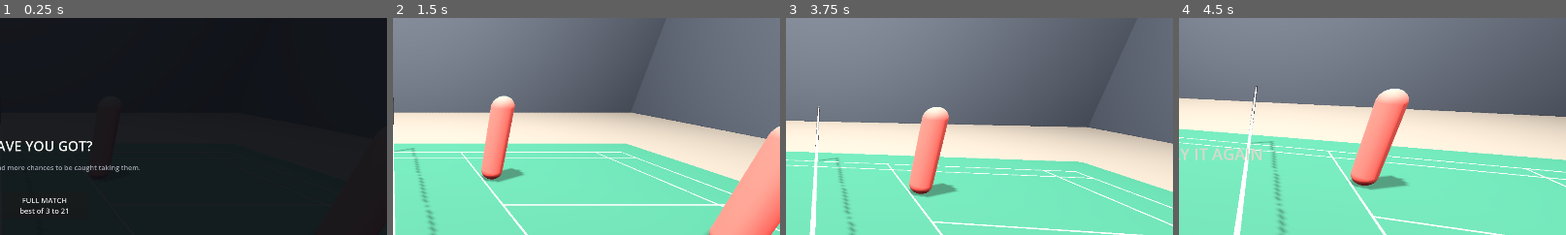
Above: before the commit, frames 1-4 (left to right).
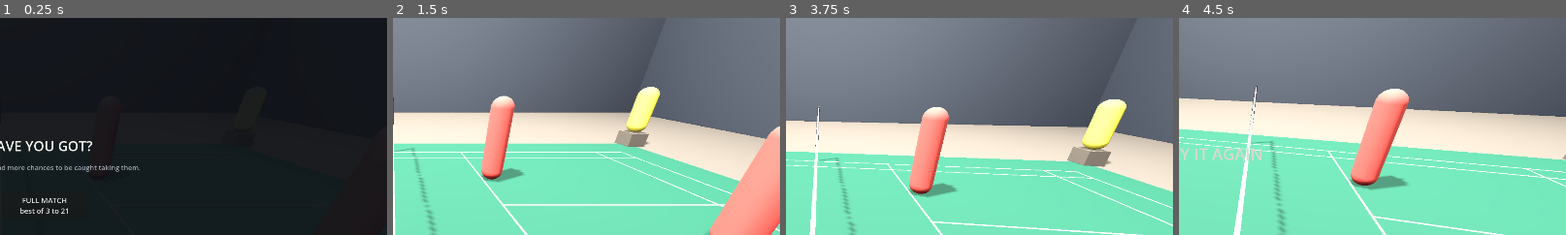
Above: after the commit, the same moments.

Repository: juslangit/referee-for-fun
Game: Godot game, scene res://scenes/match.tscn
The game is run twice, just before and just after one commit, with the same random seed, the same clock (stepped at 60 frames per second) and the same inputs.
Inputs (mouse positions are % of the whole screen's width and height, from its top left):
- Up to frame 1 (0.25 s): no input
- Up to frame 2 (1.5 s): click "QUICK GAME first to 11" at 0.5 s; click "RED" at 1.25 s
- Up to frame 3 (3.75 s): tap Enter (ui_accept) at 2, 2.27, 2.75, 3.02, 3.5 s; move the mouse to (55, 50) at 2.02 s; tap Space at 2.1, 3.6 s; click (55, 50) at 2.17 s; move the mouse to (45, 50) at 2.77 s; tap L at 2.85 s; click (45, 50) at 2.92 s; move the mouse to (52, 48) at 3.52 s; click (52, 48) at 3.67 s
- Up to frame 4 (4.5 s): tap Enter (ui_accept) at 4.25 s; move the mouse to (49, 52) at 4.27 s; tap L at 4.35 s; click (49, 52) at 4.42 s
The pictures show only the part of the screen within x 50-100%, y 13-63%; the shares and areas given below are measured in that part.

The runs differ from the first frame. In frame 2, 1.7% of the frame differs, in the area x 57-70%, y 31-60%; in frame 3, 2.4%, in the area x 72-88%, y 37-69%; in frame 4, less than 0.1%.

Commit message:
add a second line judge, a close-up line camera, and a cost for hesitating
There are two line judges now, one at each end, and each of them watches
only their own half. That is how a real match works and it means the two of
them can never publicly contradict each other — whichever end the shuttle
came down at, exactly one voice calls it.

The line camera now gets as close as it can rather than sitting at a fixed
distance. A shuttle on the line is viewed from 90 cm, which is close enough
to find it easily and read how it sits against the paint; the camera backs
off only as far as it must to keep a wilder shot in frame, which costs
nothing because a shuttle a metre out never needed magnifying. My earlier
claim that distance did not affect readability was wrong: moving closer
magnifies the offset as well as the shuttle.

Taking too long over a call now costs a little. A real umpire calls the
instant the shuttle lands, and standing there thinking about it is not
neutral — what it looks like you are weighing is which answer suits you.
Free for the first two and a half seconds, then a steady drip capped at
0.12, with the hall slow-clapping.

Verified: judges pick up their own halves; the camera sits 0.94 m away for a
shuttle on the line and 3.43 m for one a metre out; hesitation is worth
nothing at 2.5 s, +0.05 at 5 s and caps at +0.12.

Co-Authored-By: Claude Opus 5 <noreply@anthropic.com>
Claude-Session: https://claude.ai/code/session_01GonE4Fvh8BYKd7z5QMw3zg

Diff:
--- /dev/null
+++ b/_extras.gd
@@ -0,0 +1,38 @@
+extends Node
+
+## Checks the three things added on request: two line judges, a camera that gets as
+## close as it can, and a cost for standing there thinking about it.
+
+func _ready() -> void:
+	var arena: Node = load("res://scenes/match.tscn").instantiate()
+	add_child(arena)
+	await get_tree().physics_frame
+
+	print("--- line judges ---")
+	for judge in arena.line_judges:
+		print("  %-16s watches %-6s  seat %v" % [judge.name, Sides.label(judge.watches), judge.position])
+	for z in [6.65, 3.0, -3.0, -6.65]:
+		var judge: LineJudge = arena._judge_watching(Vector3(3.0, 0.0, z))
+		print("  shuttle at z %+6.2f  ->  %s speaks" % [z, judge.name if judge else "nobody"])
+
+	print("\n--- how close the camera gets ---")
+	print("  %-34s %-10s %s" % ["landing", "distance", "camera sits at"])
+	var cases := [
+		[Vector3(3.05, 0.01, 3.0), "exactly on the sideline"],
+		[Vector3(3.07, 0.01, 3.0), "2 cm outside it"],
+		[Vector3(3.25, 0.01, 3.0), "20 cm outside it"],
+		[Vector3(4.05, 0.01, 3.0), "a metre outside it"],
+		[Vector3(1.0, 0.01, 6.71), "1 cm past the back line"],
+	]
+	for entry in cases:
+		var point: Vector3 = entry[0]
+		arena.shuttle_cam.aim_at(point)
+		var eye: Vector3 = arena.shuttle_cam.camera.global_position
+		print("  %-34s %-10.2f %v" % [entry[1], eye.distance_to(point), eye])
+
+	print("\n--- what standing there costs ---")
+	for seconds in [0.0, 1.0, 2.5, 3.5, 5.0, 8.0, 20.0]:
+		print("  %5.1f s  ->  %+.3f suspicion   %s" % [
+			seconds, Suspicion.hesitation_cost(seconds), Crowd.react_to_delay(seconds)
+		])
+	get_tree().quit()
--- /dev/null
+++ b/_extras.tscn
@@ -0,0 +1,6 @@
+[gd_scene load_steps=2 format=3]
+
+[ext_resource type="Script" path="res://_extras.gd" id="1_e"]
+
+[node name="Extras" type="Node"]
+script = ExtResource("1_e")
--- a/_extrashot.gd
+++ b/_extrashot.gd
@@ -28,7 +28,7 @@
 	# Take the mouse away from the camera first, or a stray motion event will swing
 	# the view straight back to facing forwards.
 	arena.camera.active = false
-	arena.camera.look_at(arena.line_judge.global_position + Vector3(0.0, 1.5, 0.0), Vector3.UP)
+	arena.camera.look_at(arena.line_judges[0].global_position + Vector3(0.0, 1.5, 0.0), Vector3.UP)
 	arena.camera.fov = 55.0
 	for f in 4:
 		await get_tree().process_frame
--- a/scripts/crowd.gd
+++ b/scripts/crowd.gd
@@ -43,6 +43,15 @@
 	"both benches are shouting at once",
 ]
 
+## What the hall does while the umpire stands there saying nothing.
+const IMPATIENCE := [
+	"somebody starts a slow clap",
+	"\"COME ON, REF!\"",
+	"the hall is waiting",
+	"a player spreads their arms at the chair",
+	"\"What is there to think about?\"",
+]
+
 ## Ambient pressure between rallies, once things have gone bad.
 const AMBIENT := {
 	Suspicion.Mood.MURMURING: [
@@ -85,6 +94,14 @@
 	return _pick(DOUBTFUL)
 
 
+## What the hall says about a call that took a while. Empty if it was quick enough
+## that nobody noticed.
+static func react_to_delay(seconds: float) -> String:
+	if Suspicion.hesitation_cost(seconds) <= 0.0:
+		return ""
+	return _pick(IMPATIENCE)
+
+
 ## Something for the hall to do between rallies, once it has stopped trusting you.
 static func ambient(mood: Suspicion.Mood) -> String:
 	if not AMBIENT.has(mood):
--- a/scripts/line_judge.gd
+++ b/scripts/line_judge.gd
@@ -28,6 +28,11 @@
 
 const BODY_HEIGHT := 1.34
 const BODY_RADIUS := 0.24
+
+## Which half of the court this judge is responsible for. In a real match a line
+## judge has their own lines and says nothing about anybody else's, which is why the
+## two of them never end up contradicting each other in public.
+var watches := Sides.Team.NONE
 
 var _bubble: Node3D
 var _label: Label3D
--- a/scripts/match.gd
+++ b/scripts/match.gd
@@ -38,9 +38,15 @@
 ## A hard stop on a rally, in seconds. A backstop, not a design.
 const MAX_RALLY_SECONDS := 40.0
 
-## Where the line judge sits: the far corner, behind the back line and outside the
-## sideline, which is where one really sits.
-const LINE_JUDGE_SEAT := Vector3(-3.85, 0.0, 7.60)
+## Where the line judges sit: the far corner at each end, behind the back line and
+## outside the sideline, which is where they really sit. Each of them watches one
+## half of the court and says nothing about the other, so the two of them can never
+## end up publicly contradicting each other — in a real match every judge has their
+## own lines.
+const LINE_JUDGE_SEATS := {
+	Sides.Team.BLUE: Vector3(-3.85, 0.0, 7.60),
+	Sides.Team.RED: Vector3(-3.85, 0.0, -7.60),
+}
 
 ## How long the hall waits before the line judge's call goes up. Long enough for the
 ## shuttle to have visibly landed, short enough that it still feels like a reaction.
@@ -114,7 +120,7 @@
 var board: Scoreboard
 
 var players: Array[Player] = []
-var line_judge: LineJudge
+var line_judges: Array[LineJudge] = []
 var shuttle_cam: ShuttleCam
 var serving := Sides.Team.RED
 
@@ -129,6 +135,9 @@
 ## Where the shuttle was on the previous physics tick, used to catch the exact moment
 ## it passes the plane of the net.
 var _previous_shuttle_spot := Vector3.ZERO
+
+## When the shuttle landed, so the game knows how long the umpire stood there.
+var _awaiting_since := 0
 
 var _phase := Phase.PRE_MATCH
 var _shuttle: Shuttle
@@ -159,10 +168,13 @@
 
 	_build_players()
 
-	line_judge = LineJudge.new()
-	line_judge.name = "LineJudge"
-	line_judge.position = LINE_JUDGE_SEAT
-	add_child(line_judge)
+	for team in LINE_JUDGE_SEATS:
+		var judge := LineJudge.new()
+		judge.name = "LineJudge%s" % Sides.label(team)
+		judge.watches = team
+		judge.position = LINE_JUDGE_SEATS[team]
+		add_child(judge)
+		line_judges.append(judge)
 
 	shuttle_cam = ShuttleCam.new()
 	shuttle_cam.name = "ShuttleCam"
@@ -236,7 +248,8 @@
 
 	_shots_this_rally = 0
 	_rally_seconds = 0.0
-	line_judge.silence()
+	for judge in line_judges:
+		judge.silence()
 	rally = Rally.new(serving, true)
 
 	var from := Vector3(
@@ -445,6 +458,7 @@
 	_phase = Phase.AWAITING_CALL
 	ui.set_prompt("LEFT CLICK  in        RIGHT CLICK  out        L  let")
 
+	_awaiting_since = Time.get_ticks_msec()
 	shuttle_cam.aim_at(point)
 	ui.show_shuttle_cam(shuttle_cam.texture())
 
@@ -452,16 +466,28 @@
 	# until a beat later. Deciding it now means an umpire who calls before the bubble
 	# goes up has still overruled them, rather than dodging the whole question by
 	# being quick.
-	rally.line_judge_said_in = line_judge.judge(rally)
-	rally.line_judge_called = true
-	_announce_line_judge()
-
-
-func _announce_line_judge() -> void:
+	var judge := _judge_watching(point)
+	if judge != null:
+		rally.line_judge_said_in = judge.judge(rally)
+		rally.line_judge_called = true
+		_announce_line_judge(judge)
+
+
+## Whichever line judge is responsible for the end the shuttle came down at. The
+## other one keeps out of it.
+func _judge_watching(point: Vector3) -> LineJudge:
+	var half := Sides.half_containing(point.z)
+	for judge in line_judges:
+		if judge.watches == half:
+			return judge
+	return null
+
+
+func _announce_line_judge(judge: LineJudge) -> void:
 	await get_tree().create_timer(LINE_JUDGE_DELAY).timeout
-	if _phase != Phase.AWAITING_CALL or not is_instance_valid(line_judge):
-		return
-	line_judge.announce(rally.line_judge_said_in)
+	if _phase != Phase.AWAITING_CALL or not is_instance_valid(judge):
+		return
+	judge.announce(rally.line_judge_said_in)
 
 
 func _make_call(id: StringName) -> void:
@@ -469,6 +495,7 @@
 	if call == null:
 		return
 
+	rally.seconds_to_call = float(Time.get_ticks_msec() - _awaiting_since) / 1000.0
 	rally.record_call(call)
 	ui.hide_shuttle_cam()
 	var winner := rally.point_goes_to()
@@ -484,11 +511,17 @@
 	# The hall makes up its mind about what it just saw. The player is told nothing
 	# except how the room reacted — which is the whole of the feedback they get.
 	suspicion.register(rally)
-	ui.react(Crowd.react_to_call(rally.visibility(), suspicion.mood))
+
+	# What the hall makes of it: the call itself, or the length of the silence before
+	# it. A slow clap for taking four seconds over a shuttle a metre out.
+	var reaction := Crowd.react_to_call(rally.visibility(), suspicion.mood)
+	if reaction.is_empty():
+		reaction = Crowd.react_to_delay(rally.seconds_to_call)
+	ui.react(reaction)
 
 	if print_truth_while_testing:
-		print("[truth, testing only] %s  |  suspicion %.3f lean %+.2f" % [
-			rally.describe(), suspicion.level, suspicion.lean
+		print("[truth, testing only] %s  |  took %.1fs  |  suspicion %.3f lean %+.2f" % [
+			rally.describe(), rally.seconds_to_call, suspicion.level, suspicion.lean
 		])
 
 	_enter_ready()
--- a/scripts/rally.gd
+++ b/scripts/rally.gd
@@ -81,6 +81,13 @@
 
 ## The call the player made, once they have made one.
 var call: CallType = null
+
+## How long the umpire took over it, in seconds.
+##
+## A real umpire calls the instant the shuttle lands. Standing there thinking about
+## it is not neutral: the hall can see you doing it, and what it looks like you are
+## thinking about is which answer suits you.
+var seconds_to_call := 0.0
 
 # --- what the line judge said --------------------------------------------------
 
--- a/scripts/shuttle_cam.gd
+++ b/scripts/shuttle_cam.gd
@@ -19,15 +19,19 @@
 const WIDTH := 384
 const HEIGHT := 216
 
-## How far back down the line the camera sits, and how low to the floor.
+## The closest the camera will ever sit to the shuttle, and how low to the floor.
 ##
-## Close enough that the shuttle is easy to find in the picture, which it was not at
-## three metres — a white shuttle against a white line at that range is impossible to
-## pick out. Moving nearer does not give the close calls away: what makes them hard
-## is that the camera is looking *along* the line, so a shuttle two centimetres off
-## it is a couple of pixels off it at any distance you like.
-const DISTANCE := 2.35
-const EYE_HEIGHT := 0.36
+## As close as it can get. The camera does not stay at this distance though: it backs
+## off only as far as it has to in order to keep the shuttle in the picture at all.
+## A shuttle sitting on the line gets the full close-up, and one that missed by a
+## metre gets viewed from further away — which costs nothing, because a shuttle a
+## metre out never needed magnifying to be obvious.
+const NEAREST := 0.90
+const EYE_HEIGHT := 0.28
+
+## How much of the frame's width the shuttle is kept inside when the camera has to
+## back away. Well short of the edge, so it is never half out of shot.
+const FRAMING := 0.60
 
 const FIELD_OF_VIEW := 32.0
 
@@ -54,6 +58,7 @@
 	camera.name = "LineCamera"
 	camera.fov = FIELD_OF_VIEW
 	camera.cull_mask = COURT_ONLY
+	camera.near = 0.03
 	camera.current = true
 	viewport.add_child(camera)
 
@@ -75,12 +80,19 @@
 		# Nearest a sideline: sit on that line, back towards the near end.
 		var line_x := CourtSpec.HALF_WIDTH_DOUBLES * signf(point.x)
 		var back := signf(point.z) if not is_zero_approx(point.z) else 1.0
-		eye = Vector3(line_x, EYE_HEIGHT, point.z + back * DISTANCE)
+		eye = Vector3(line_x, EYE_HEIGHT, point.z + back * _stand_off(point.x - line_x))
 	else:
 		# Nearest a back line: sit on that line, off to one side.
 		var line_z := CourtSpec.HALF_LENGTH * signf(point.z)
 		var side := signf(point.x) if not is_zero_approx(point.x) else 1.0
-		eye = Vector3(point.x + side * DISTANCE, EYE_HEIGHT, line_z)
+		eye = Vector3(point.x + side * _stand_off(point.z - line_z), EYE_HEIGHT, line_z)
 
 	camera.global_position = eye
 	camera.look_at(point + Vector3(0.0, 0.035, 0.0), Vector3.UP)
+
+
+## How far back the camera has to stand to keep a shuttle this far off the line
+## inside the frame. Never nearer than NEAREST, and never further than it must be.
+func _stand_off(offset_from_line: float) -> float:
+	var half_width := tan(deg_to_rad(FIELD_OF_VIEW) * 0.5) * (float(WIDTH) / float(HEIGHT))
+	return maxf(NEAREST, absf(offset_from_line) / maxf(0.01, half_width * FRAMING))
--- a/scripts/suspicion.gd
+++ b/scripts/suspicion.gd
@@ -40,6 +40,15 @@
 ## What overruling the line judge costs even when the umpire turns out to be right.
 ## Small, but never nothing — the hall cannot see that you were right.
 const OVERRULE_ON_ITS_OWN := 0.03
+
+## How long the umpire may take before the hall starts wondering what the delay is
+## for. Generous — a second or two to be sure of a close one is normal.
+const THINKING_TIME := 2.5
+
+## What each further second of standing there costs, and the most one call's worth of
+## dithering can cost on its own.
+const HESITATION_PER_SECOND := 0.02
+const MAX_HESITATION := 0.12
 
 ## How much trust one correct call wins back. Small on purpose: it takes a long run
 ## of honest calls to undo a bad one, so cheating has to be paced.
@@ -92,15 +101,20 @@
 
 	var verdict := rally.verdict()
 
+	var dithering := hesitation_cost(rally.seconds_to_call)
+
 	if verdict == Rally.Verdict.CORRECT:
+		var conspicuous := dithering
 		if rally.overrules_line_judge():
-			level = clampf(level + OVERRULE_ON_ITS_OWN, 0.0, REMOVAL_LEVEL)
-			level_changed.emit(level)
+			conspicuous += OVERRULE_ON_ITS_OWN
+		if conspicuous <= 0.0:
+			_recover()
 			_settle_mood()
-			return OVERRULE_ON_ITS_OWN
-		_recover()
+			return 0.0
+		level = clampf(level + conspicuous, 0.0, REMOVAL_LEVEL)
+		level_changed.emit(level)
 		_settle_mood()
-		return 0.0
+		return conspicuous
 
 	if verdict == Rally.Verdict.NO_CALL:
 		return 0.0
@@ -125,6 +139,7 @@
 	elif rally.overrules_line_judge():
 		gain = gain * OVERRULE_PENALTY + OVERRULE_ON_ITS_OWN
 
+	gain += dithering
 	var target := level + gain
 
 	# Nobody is thrown off the court without being told once. A call outrageous
@@ -140,6 +155,18 @@
 	level_changed.emit(level)
 	_settle_mood()
 	return gain
+
+
+## What standing there thinking about it costs.
+##
+## Nothing at all for the first couple of seconds, then a steady drip. It is capped,
+## because hesitation is a bad look rather than a crime — the aim is to make a long
+## silence uncomfortable, not to end careers with it.
+static func hesitation_cost(seconds: float) -> float:
+	var dithering := seconds - THINKING_TIME
+	if dithering <= 0.0:
+		return 0.0
+	return minf(dithering * HESITATION_PER_SECOND, MAX_HESITATION)
 
 
 func _recover() -> void:
Not shown, added: _diag.gd.uid
Not shown, added: _extrashot.gd.uid
Not shown, added: _net.gd.uid
Not shown, added: _shot_extras.png.import
Not shown, added: _shot_shuttlecam.png.import
